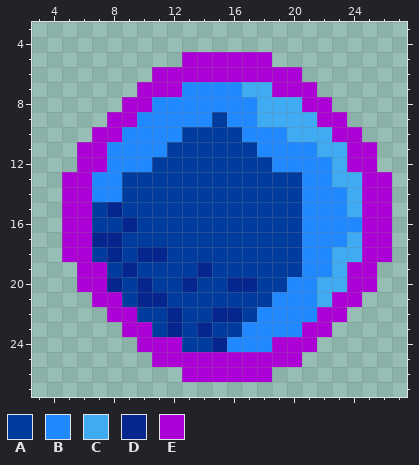
Pixel-art sprite: Tanks/Bullet_Blue_3_selected.png. This is how it looked before the edit.
The file is 96x96 pixels, drawn in blocks of 3x3; one block is one cell here. Shown: x 3..27, y 3..27.
Palette (. is transparent): A #003c9d  B #2089ff  C #3eabf2  D #04268e  E #ad00d6
Pixels before, first column x 5:
 5 ........EEEEEE........
 6 ......EEEEEEEEEE......
 7 .....EEEBBBBCCEEE.....
 8 ....EEBBBBBBBCCCEE....
 9 ...EEBBBBBABBCCCCEE...
10 ..EEBBBBAAAABBBCCCEE..
11 .EEBBBBAAAAAABBBBCCEE.
12 .EEBBBAAAAAAAABBBBCEE.
13 EEBBAAAAAAAAAAAABBCCEE
14 EEBBAAAAAAAAAAAABBBCEE
15 EEADAAAAAAAAAAAABBBCEE
16 EEAADAAAAAAAAAAABBBBEE
17 EEDDAAAAAAAAAAAABBBCEE
18 EEADADDAAAAAAAAABBCCEE
19 .EEADAAAADAAAAAABBCEE.
20 .EEDADAADAADDAABBCCEE.
21 ..EEADDAAAAAAABBBCEE..
22 ...EEAADAADDABBBBEE...
23 ....EEADADAABBBBEE....
24 .....EEEAADBBBEEE.....
25 ......EEEEEEEEEE......
26 ........EEEEEE........
The result:
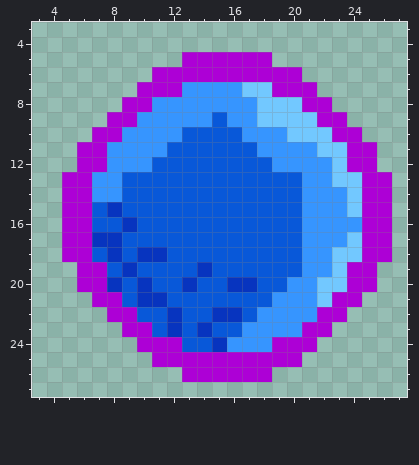
Edits made:
colour A: #003c9d -> #0858d9
colour B: #2089ff -> #3695ff
colour C: #3eabf2 -> #72c8ff
colour D: #04268e -> #0734bf
Where, in picture pixels (left, top, right, bottom), the same in both pictures:
changed: (92, 82, 362, 352)
